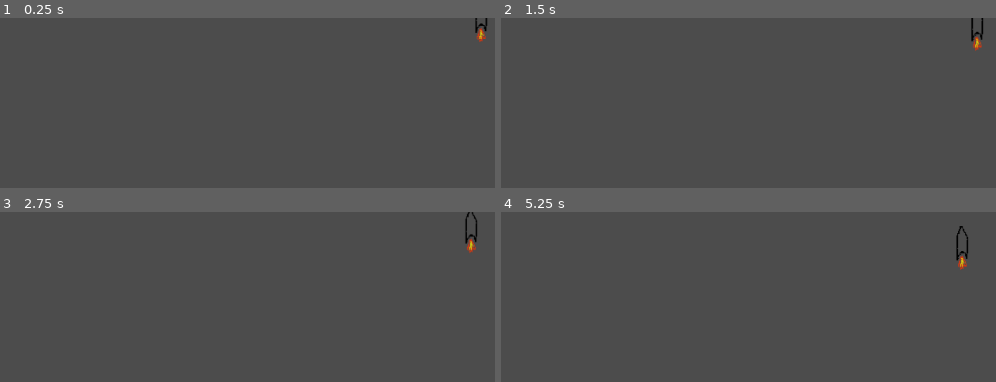
Above: before the commit, frames 1-4 (two rows, left to right).
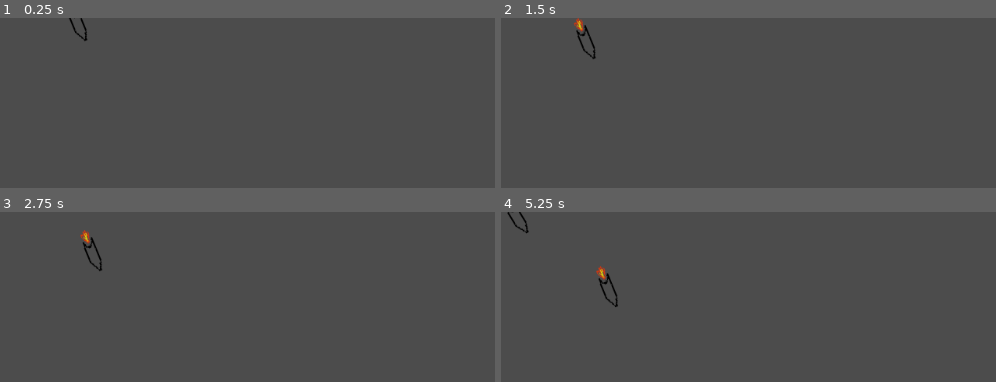
Above: after the commit, the same moments.

Repository: aJns/godot_missile_defence
Game: Godot game, scene res://MissileDefense.tscn
The game is run twice, just before and just after one commit, with the same random seed, the same clock (stepped at 60 frames per second) and the same inputs.
Inputs:
- Up to frame 1 (0.25 s): no input
- Up to frame 2 (1.5 s): tap Enter at 0.5 s
- Up to frame 3 (2.75 s): no input
- Up to frame 4 (5.25 s): tap Space at 2.75 s; tap Enter at 5 s

The runs differ from the first frame. In frame 1, 0.3% of the frame differs, in the area x 13-99%, y 0-15%; in frame 2, 0.5%; in frame 3, 0.6%; in frame 4, 0.7%, in the area x 1-95%, y 0-56%.

Commit message:
Rotate the missiles

Diff:
--- a/Missile.gd
+++ b/Missile.gd
@@ -19,7 +19,7 @@
 	var pos = self.get_position()
 	var v_diff = target - pos
 	velocity = v_diff.normalized()*speed
-	# TODO: rotation?
+	self.look_at(target)
 
 # Called every frame. 'delta' is the elapsed time since the previous frame.
 func _process(delta):
--- a/Missile.tscn
+++ b/Missile.tscn
@@ -7,4 +7,5 @@
 script = ExtResource( 1 )
 
 [node name="Sprite" type="Sprite" parent="."]
+rotation = 1.5708
 texture = ExtResource( 2 )
--- a/MissileSpawner.gd
+++ b/MissileSpawner.gd
@@ -3,16 +3,17 @@
 # Declare member variables here. Examples:
 # var a = 2
 # var b = "text"
-var spawn_per_minute = 6
+var spawn_per_minute = 12
 var time_between_spawns_s = 60/spawn_per_minute
 var time_since_last_spawn = time_between_spawns_s
+var missile_speed = 20
 
 var rng = RandomNumberGenerator.new()
 var missile = preload("res://Missile.tscn") # Will load when parsing the script.
 
 # Called when the node enters the scene tree for the first time.
 func _ready():
-	pass # Replace with function body.
+	rng.randomize()
 
 # Called every frame. 'delta' is the elapsed time since the previous frame.
 func _process(delta):
@@ -24,8 +25,7 @@
 
 func spawn_missile():
 	var node = missile.instance()
-	var target = Vector2(500, 600)
-	var speed = 10
+	var target = Vector2(500, 400)
 	var spawn_point_x = rng.randf_range(100, 900)
-	node.init(spawn_point_x, target, speed)
+	node.init(spawn_point_x, target, missile_speed)
 	add_child(node)
